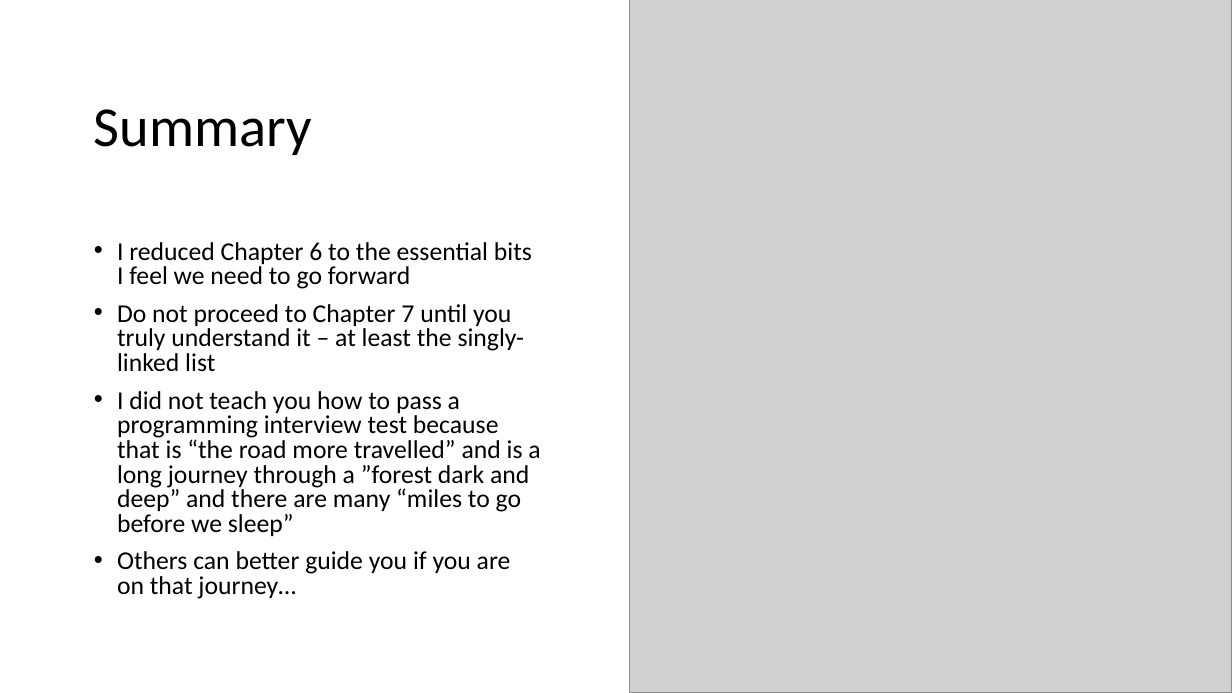
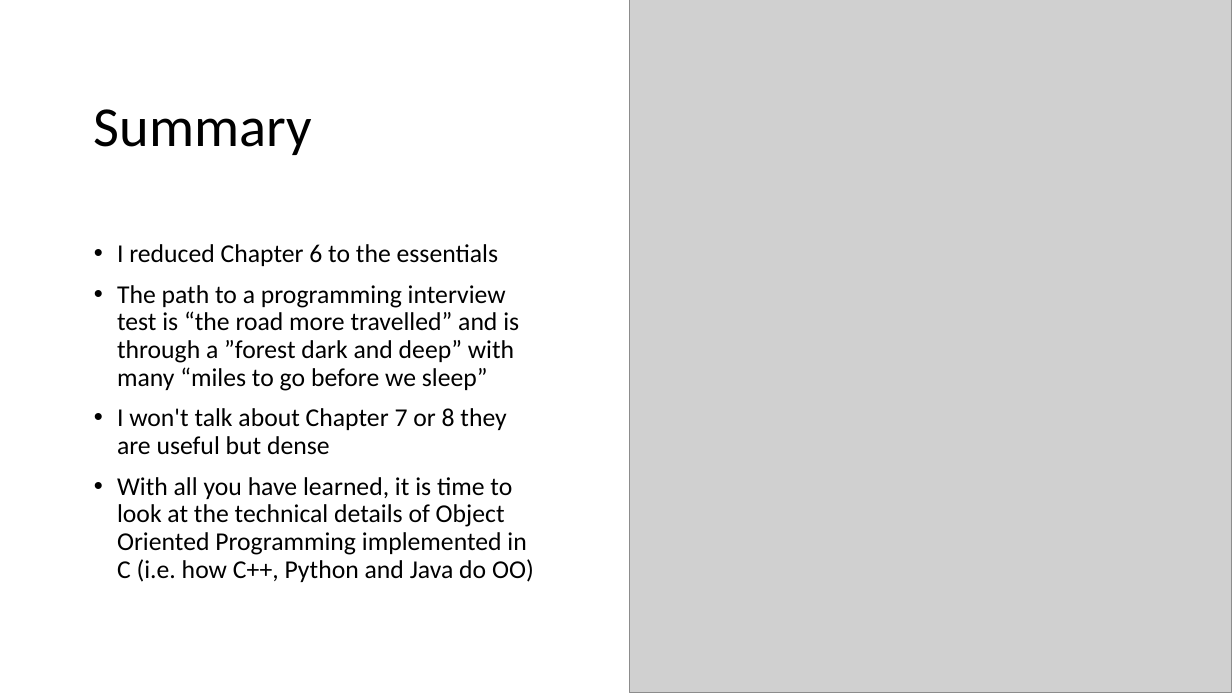
Before and after one commit to csev/cc4e, a slide deck: slide 40 of lectures/KR-6.pptx. Drawn at 1232x693 pixels with LibreOffice and Linux fonts; fonts in the diff are those of the drawing; grey boxes stand for pictures. Boxes give left, top, right and bottom in pixels: in the first picture for what was removed or moved away, otherwise in the second. Text is boxed around its words. In the diff, an @@ line names an element or a change of style, - is before the commit and + after.

```diff
--- a/lectures/KR-6.pptx
+++ b/lectures/KR-6.pptx
@@ text at [117, 244, 534, 582]: text changed @@
-• I reduced Chapter 6 to the essential bits I feel we need to go forward
-• Do not proceed to Chapter 7 until you truly understand it – at least the singly-linked list
-• I did not teach you how to pass a programming interview test because that is “the road more travelled” and is a long journey through a ”forest dark and deep” and there are many “miles to go before we sleep”
-• Others can better guide you if you are on that journey…
+• I reduced Chapter 6 to the essentials
+• The path to a programming interview test is “the road more travelled” and is through a ”forest dark and deep” with many “miles to go before we sleep”
+• I won't talk about Chapter 7 or 8 they are useful but dense
+• With all you have learned, it is time to look at the technical details of Object Oriented Programming implemented in C (i.e. how C++, Python and Java do OO)
```
Also in this commit, not shown: 1 other slide changed, 5 other files.
